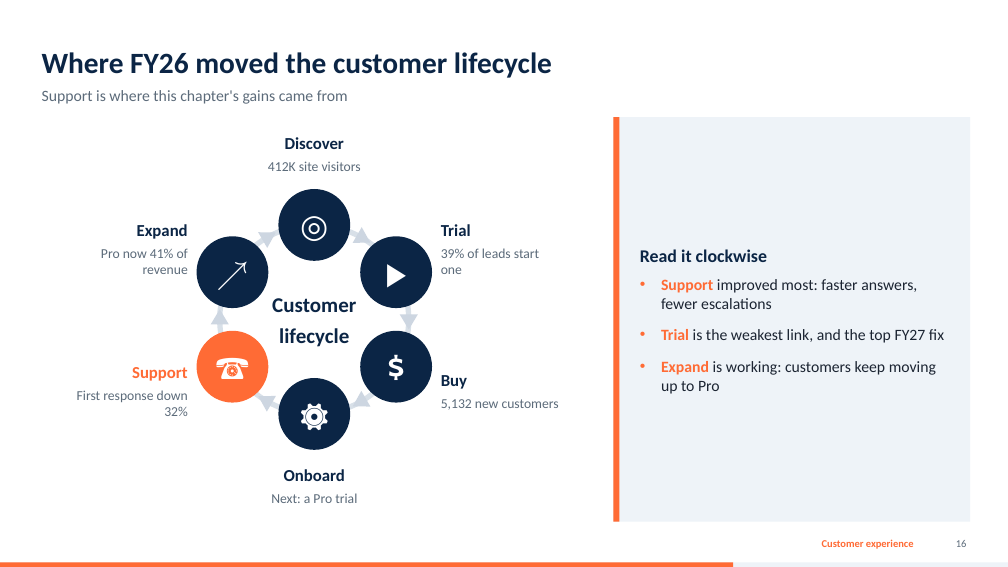
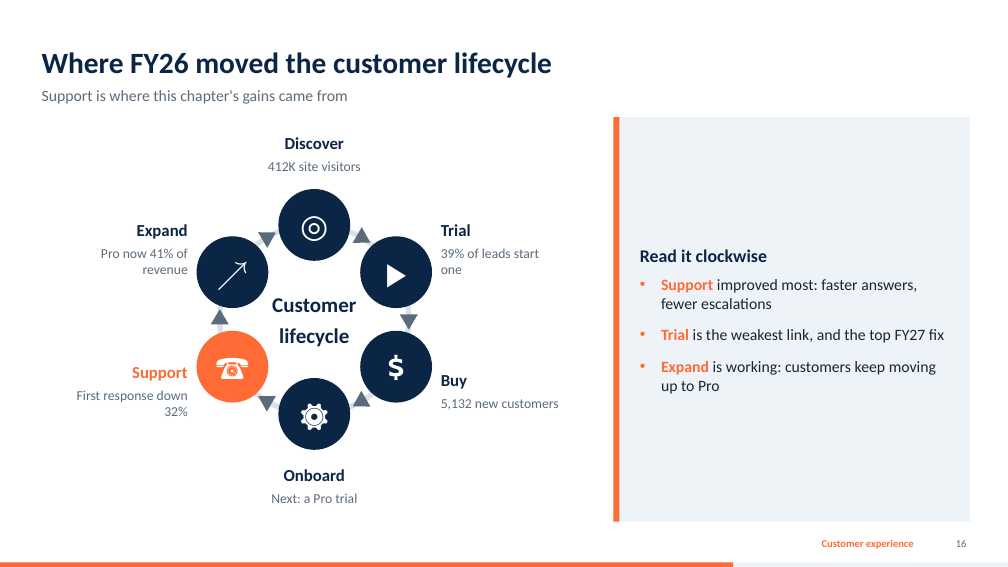
Before and after one commit to FrocketGaming/PPT_DEMO, a slide deck: slide 16 of out/demo_advanced.pptx. Drawn at 1008x567 pixels with LibreOffice and Linux fonts; fonts in the diff are those of the drawing. Boxes give left, top, right and bottom in pixels: in the first picture for what was removed or moved away, otherwise in the second. Text is boxed around its words. In the diff, an @@ line names an element or a change of style, - is before the commit and + after.

```diff
--- a/out/demo_advanced.pptx
+++ b/out/demo_advanced.pptx
@@ fill #CDD6E1 to #5C6B7A in 6 elements at (x1=353, y1=227, x2=375, y2=251), (x1=400, y1=315, x2=418, y2=330), (x1=348, y1=391, x2=370, y2=414), (x1=254, y1=388, x2=276, y2=412), (x1=211, y1=309, x2=229, y2=324), (x1=258, y1=225, x2=280, y2=248) @@
```
Also in this commit, not shown: 3 other files.
